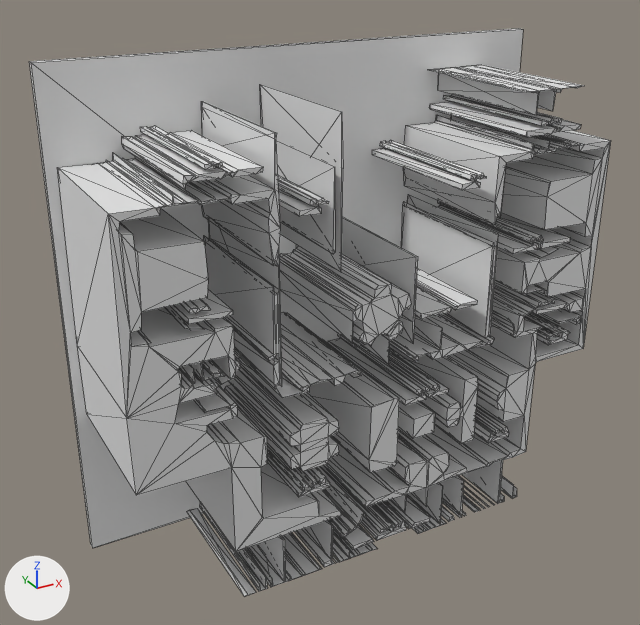
The glTF model version one/out_3d/87_25.glb as it was, and as the next commit left it.
The view is the same before and after, from a camera (50 mm lens) standing at (-3.02, -15.31, 11.73) and looking at (4.65, -1.36, 4.75). The axes (+X, +Y, +Z) are drawn at lower left. The lights are the same throughout. Mesh edges are drawn as thin lines. Where no turn or scale is listed for an object, it has been applied to the vertices. Vertices at the same position are counted once.

Objects in the first picture: 'geometry_0'.
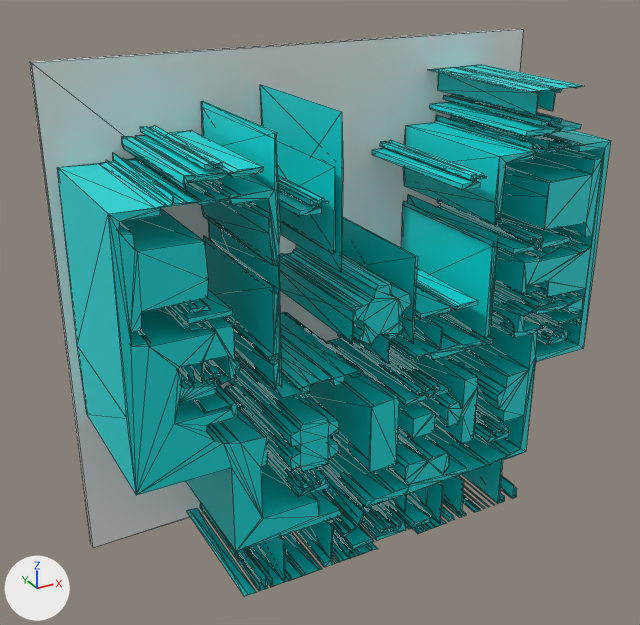
What differs and where, as boxes [x1, y1, x2, y2] in the pictures (640 x 625 px; the box of a moved part takes in the faces that stretch with it):
part 1 of me_geometry_0, moved or reshaped
    before: [188, 101, 568, 398]
    after: [196, 101, 578, 398]
part 2 of me_geometry_0, moved or reshaped
    before: [239, 490, 350, 589]
    after: [238, 490, 350, 589]
part 3 of me_geometry_0, recoloured (grey to cyan)
    both: [29, 31, 610, 597]

Diff of the bpy script that builds the scene:
```diff
--- a/version one/out_3d/87_25.glb.py
+++ b/version one/out_3d/87_25.glb.py
@@ mat_defaultmaterial @@
+mat_defaultmaterial = bpy.data.materials.new('DefaultMaterial')
+mat_defaultmaterial.use_nodes = True; mat_defaultmaterial.node_tree.nodes.clear()
+_N = mat_defaultmaterial.node_tree.nodes; _L = mat_defaultmaterial.node_tree.links
+n0 = _N.new('ShaderNodeOutputMaterial'); n0.name = 'Material Output'
+n1 = _N.new('ShaderNodeBsdfPrincipled'); n1.name = 'Principled BSDF'
+n2 = _N.new('ShaderNodeVertexColor'); n2.name = 'Color Attribute'
+_L.new(n1.outputs[0], n0.inputs[0])  # 'BSDF' to 'Surface'
+_L.new(n2.outputs[0], n1.inputs[0])  # 'Color' to 'Base Color'
@@ me_geometry_0 @@
 # used by ob_geometry_0; location = (0.0, 0.0, 0.0)
-me_geometry_0.from_pydata(...)  # 1878 vertices, 3532 faces; spans x 0.0..10.23, y -3.15..0.0, z 0.0..9.67
+me_geometry_0.from_pydata(...)  # 1880 vertices, 3536 faces; spans x 0.0..10.23, y -3.15..0.0, z 0.0..9.67
+# me_geometry_0 part 1: 8 vertices moved from x 2.91..7.45, y -3.15..-0.15, z 4.22..8.8 to x 2.91..7.45, y -3.15..-0.15, z 4.22..8.81; 18 vertices removed from x 1.91..9.27, y -3.15..-0.15, z 4.18..6.83; 20 vertices added at x 1.9..9.16, y -3.15..-0.15, z 4.18..6.84
+# me_geometry_0 part 2: 4 vertices moved from x 2.5..4.31, y -3.15..-0.15, z 0.46..0.93 to x 2.5..4.31, y -3.15..-0.15, z 0.48..0.94; 2 vertices removed from x 4.11, y -3.15..-0.15, z 1.42; 2 vertices added at x 4.12, y -3.15..-0.15, z 1.42
+# me_geometry_0 part 3: 2470 faces spanning x 0.0..10.23, y -3.15..0.0, z 0.0..9.67 switch from no material to mat_defaultmaterial
```
